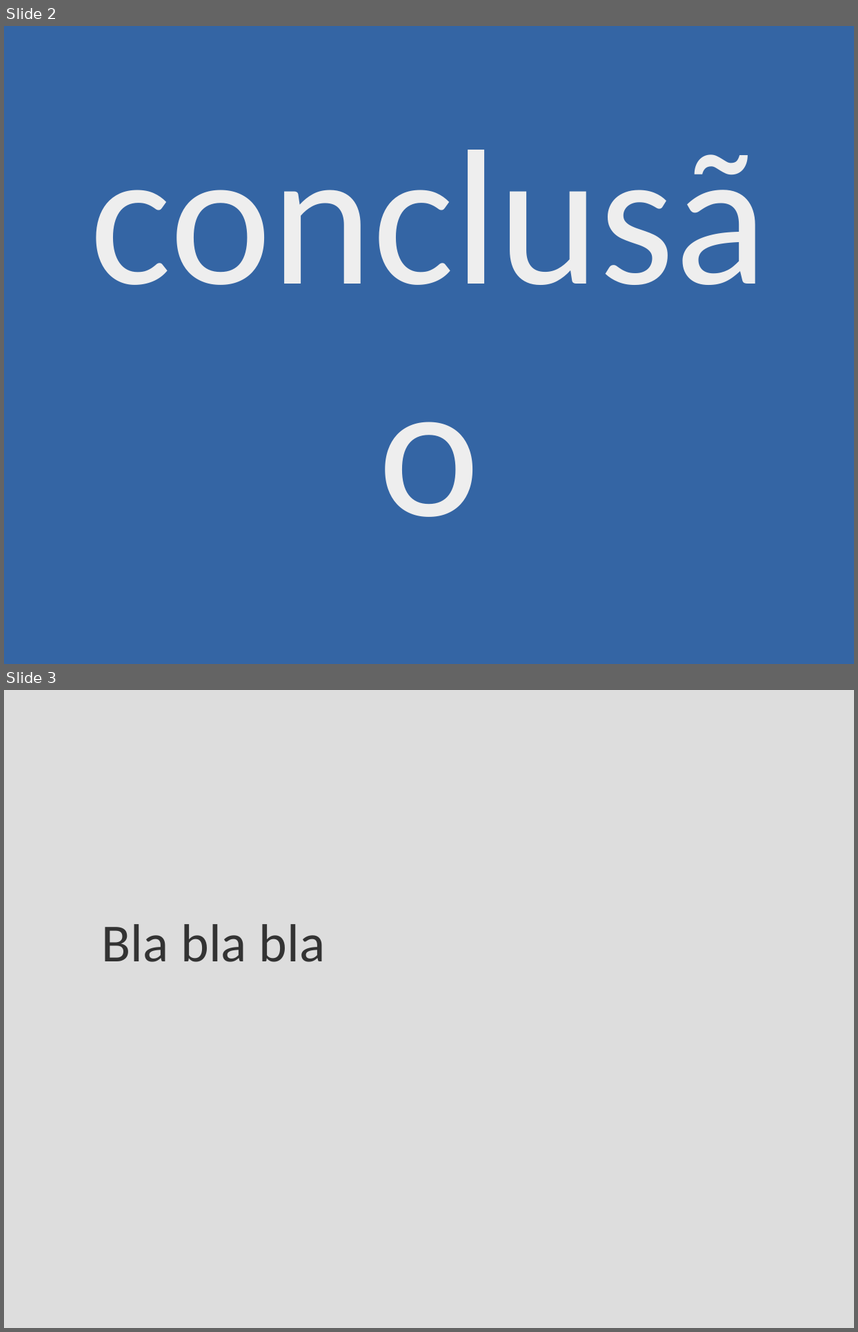
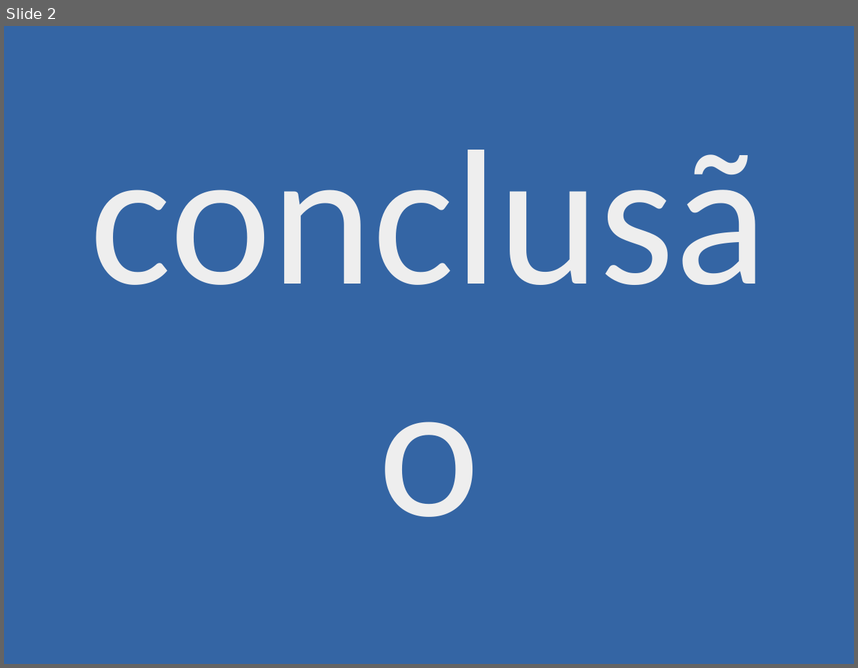
Before and after one commit to leouieda/phd-thesis, a slide deck: presentation/conclusion.odp. Shown one above the other, each under a label of ours: slides 2 and 3 before the commit, slide 2 after it. The pictures are 858x1332 and 858x668 pixels, drawn with LibreOffice and Linux fonts; fonts in the diff are those of the drawing. Boxes give left, top, right and bottom in pixels: in the first picture for what was removed or moved away, otherwise in the second. Text is boxed around its words. In the diff, an @@ line names an element or a change of style, - is before the commit and + after.

```diff
--- a/presentation/conclusion.odp
+++ b/presentation/conclusion.odp
@@ slide 3 removed at box(4, 690, 854, 1328), background #DDDDDD @@
@@ text removed at box(102, 924, 326, 962) @@
-Bla bla bla
```
Also in this commit, not shown: 1 slide added, 4 other files.
